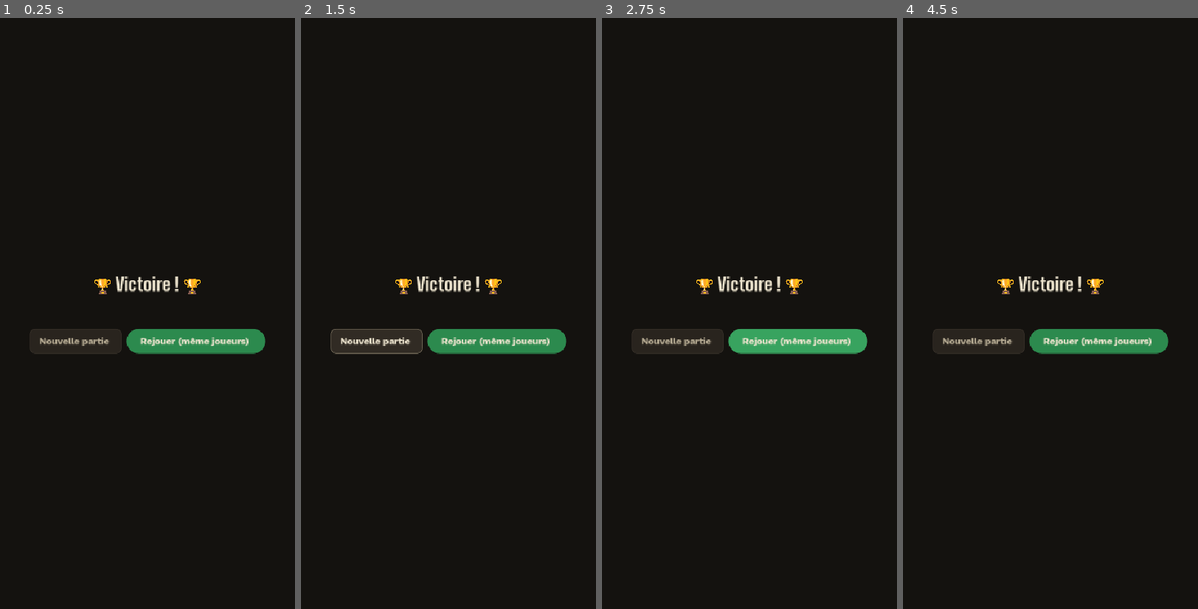
Above: before the commit, frames 1-4 (left to right).
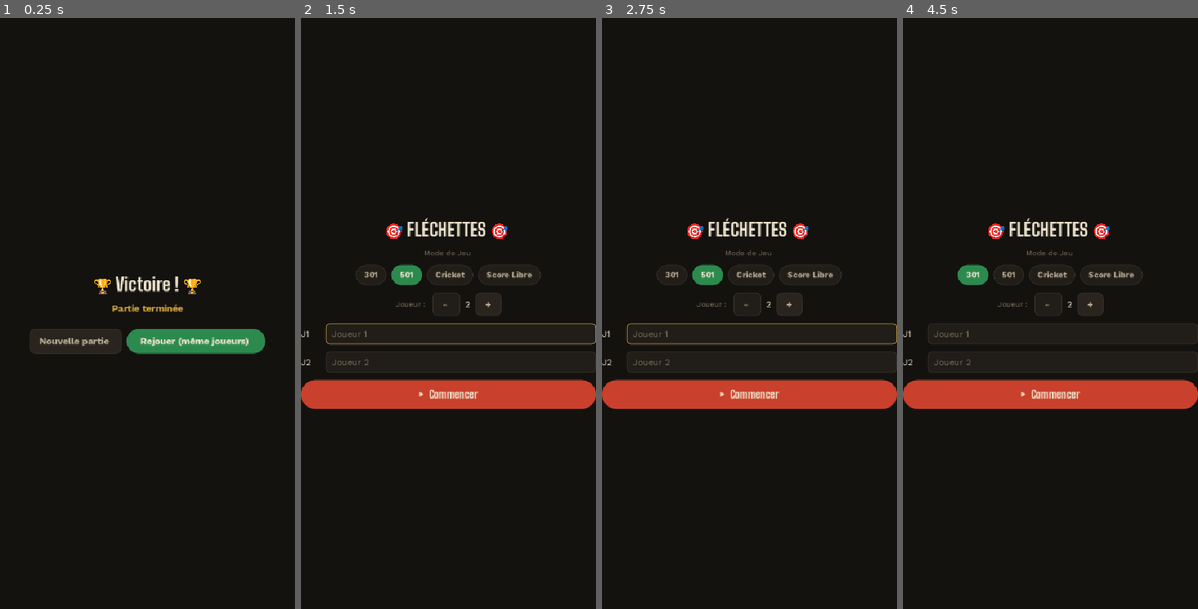
Above: after the commit, the same moments.

Repository: hugewilfried-hub/flechepointe
Game: Godot game, scene res://scenes/WinScreen.tscn
Same seed, same stepped clock (60 frames per second), same inputs: the game is played once before the commit and once after it. This scene is started directly instead of the project's main scene.
Inputs (mouse positions are in pixels of both pictures, inside the frame that each line leads up to):
- Up to frame 1 (0.25 s): no input
- Up to frame 2 (1.5 s): click "Nouvelle partie" at 0.5 s; click (377, 343) at 1.25 s, where only the run before the commit has a clickable "Nouvelle partie"
- Up to frame 3 (2.75 s): click (796, 343) at 2 s, where only the run before the commit has a clickable "Rejouer (même joueurs)"
- Up to frame 4 (4.5 s): click (1097, 343) at 2.75 s, where only the run before the commit has a clickable "Rejouer (même joueurs)"; click (1097, 343) at 3.5 s, where only the run before the commit has a clickable "Rejouer (même joueurs)"; click (973, 272) at 4.25 s, where only the run after the commit has a clickable "301"

The runs differ from the first frame. In frame 1, 0.2% of the frame differs, in the area x 38-62%, y 48-50%; in frame 2, 9.9%, in the area x 0-100%, y 33-67%; in frame 3, 9.5%; in frame 4, 9.3%.
Error before the commit: Parse Error: Cannot infer the type of "is_winner" variable because the value doesn't have a set type. (res://scenes/WinScreen.gd:61)

Commit message:
Version 1.0 de APK

Diff:
--- a/project.godot
+++ b/project.godot
@@ -42,3 +42,4 @@
 
 renderer/rendering_method="mobile"
 environment/defaults/default_clear_color=Color(0.0784, 0.0706, 0.0588, 1)
+textures/vram_compression/import_etc2_astc=true
--- a/scenes/WinScreen.gd
+++ b/scenes/WinScreen.gd
@@ -58,7 +58,7 @@
 
 	for i in sorted_players.size():
 		var p: Dictionary = sorted_players[i]
-		var is_winner := (p["name"] == GameData.players[GameData.winner_index]["name"])
+		var is_winner: bool = (p["name"] == GameData.players[GameData.winner_index]["name"])
 
 		var card := PanelContainer.new()
 		card.theme_type_variation = &"ActivePanel" if is_winner else &"PanelContainer"
Not shown, added: export_presets.cfg
Not shown, changed: .gitignore
